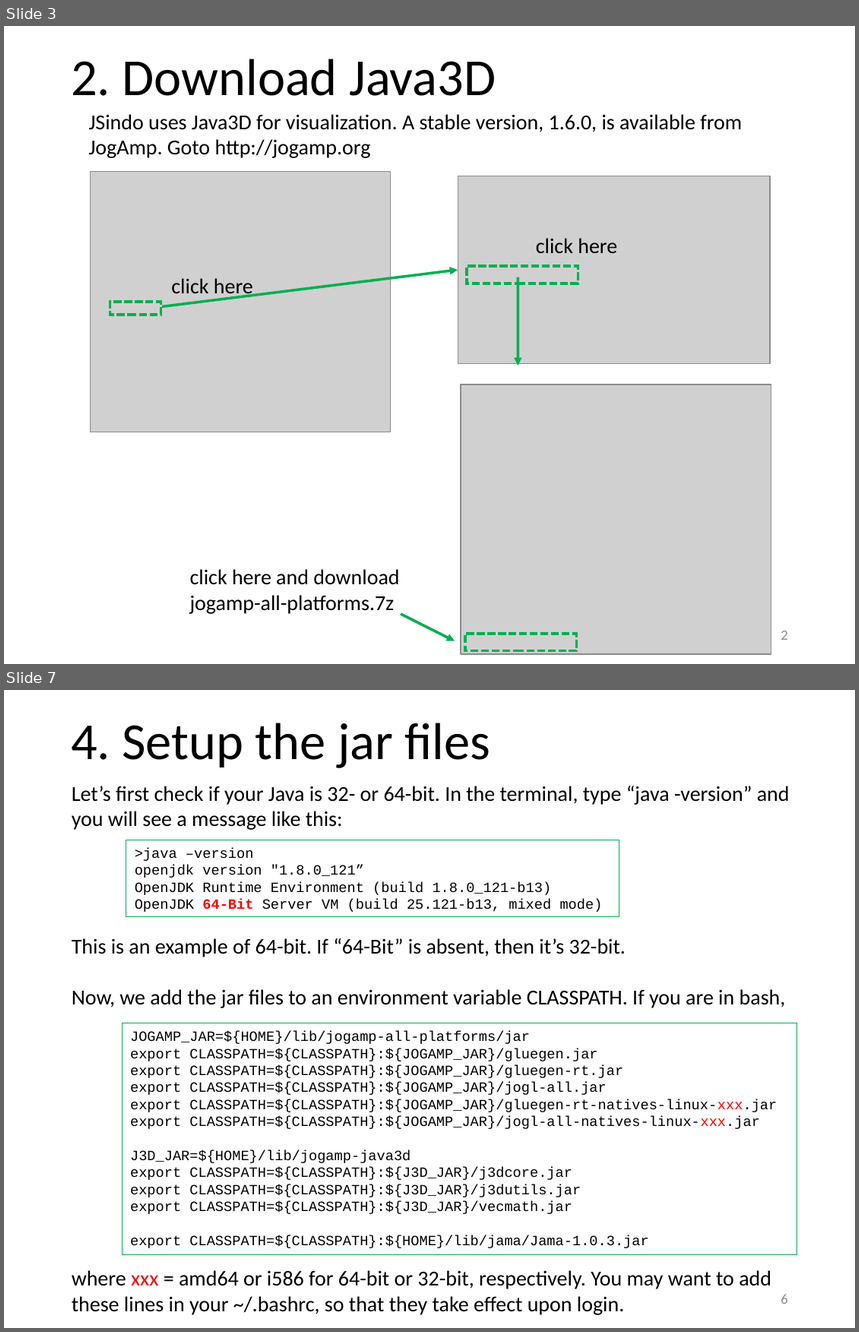
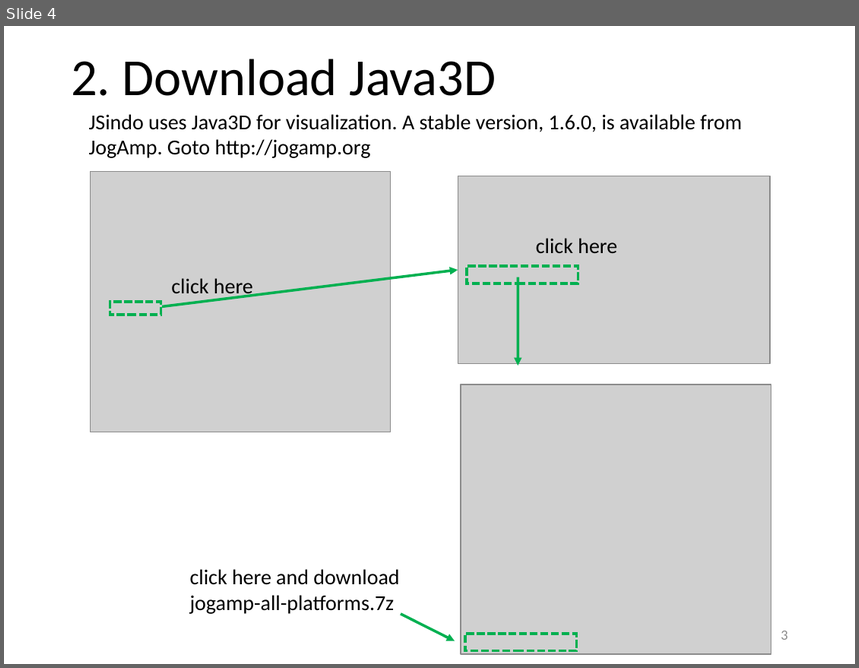
Before and after one commit to yagikiyoshi/sindo, a slide deck: doc/JSindo/install_linux.pptx. Shown one above the other, each under a label of ours: slides 3 and 7 before the commit, slide 4 after it; the slides between them are not shown. The pictures are 859x1332 and 859x668 pixels, drawn with LibreOffice and Linux fonts; fonts in the diff are those of the drawing; grey boxes stand for pictures. Boxes give left, top, right and bottom in pixels: in the first picture for what was removed or moved away, otherwise in the second. Text is boxed around its words. In the diff, an @@ line names an element or a change of style, - is before the commit and + after.

```diff
--- a/doc/JSindo/install_linux.pptx
+++ b/doc/JSindo/install_linux.pptx
@@ slide 7 removed at [4, 690, 855, 1328], background #FFFFFF @@
@@ title removed at [71, 723, 491, 768] @@
-4. Setup the jar files
@@ text removed at [72, 786, 790, 1315] @@
-Let’s first check if your Java is 32- or 64-bit. In the terminal, type “java -version” and you will see a message like this:
-This is an example of 64-bit. If “64-Bit” is absent, then it’s 32-bit.
-Now, we add the jar files to an environment variable CLASSPATH. If you are in bash,
-where xxx = amd64 or i586 for 64-bit or 32-bit, respectively. You may want to add these lines in your ~/.bashrc, so that they take effect upon login.
@@ rectangle removed at [126, 840, 620, 917] @@
->java –version
-openjdk version "1.8.0_121”
-OpenJDK Runtime Environment (build 1.8.0_121-b13)
-OpenJDK 64-Bit Server VM (build 25.121-b13, mixed mode)
@@ rectangle removed at [122, 1024, 797, 1256] @@
-JOGAMP_JAR=${HOME}/lib/jogamp-all-platforms/jar
-export CLASSPATH=${CLASSPATH}:${JOGAMP_JAR}/gluegen.jar
-export CLASSPATH=${CLASSPATH}:${JOGAMP_JAR}/gluegen-rt.jar
-export CLASSPATH=${CLASSPATH}:${JOGAMP_JAR}/jogl-all.jar
-export CLASSPATH=${CLASSPATH}:${JOGAMP_JAR}/gluegen-rt-natives-linux-xxx.jar
-export CLASSPATH=${CLASSPATH}:${JOGAMP_JAR}/jogl-all-natives-linux-xxx.jar
-J3D_JAR=${HOME}/lib/jogamp-java3d
-export CLASSPATH=${CLASSPATH}:${J3D_JAR}/j3dcore.jar
-export CLASSPATH=${CLASSPATH}:${J3D_JAR}/j3dutils.jar
-export CLASSPATH=${CLASSPATH}:${J3D_JAR}/vecmath.jar
-export CLASSPATH=${CLASSPATH}:${HOME}/lib/jama/Jama-1.0.3.jar
@@ page number removed at [781, 1294, 788, 1304] @@
-6
@@ what was slide 3 is now slide 4 @@
@@ page number at [781, 631, 788, 640]: text changed @@
-2
+3
```
Also in this commit, not shown: 6 slides changed, 3 slides added, 2 other slides removed, 6 other files.
